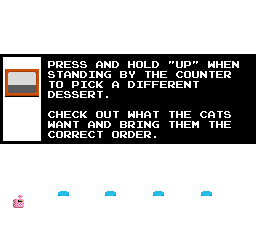
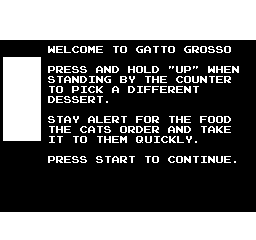
Layered file, before and after one edit (w=256, h=240). Changes by layer:
renamed "PRESS AND HOLD 'UP' WHEN STAND..." to "WELCOME TO GATTO GROSSO ...", painted on it over bbox(48, 46, 239, 163)
painted on "Help" over bbox(0, 40, 256, 212)
